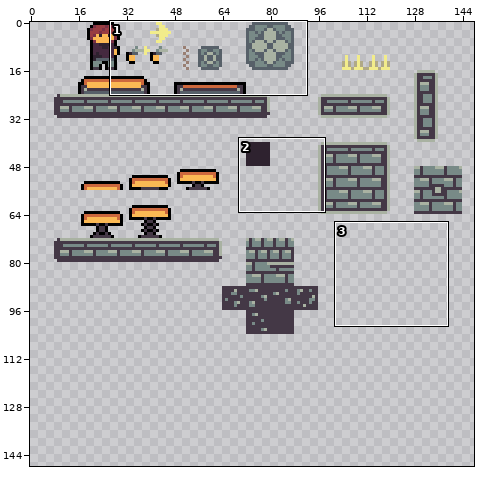
A pixel-art file gets an edit: background.aseprite. The picture above shows the old version from afar; the outline marks the close-up.
Close-up. Before the commit:
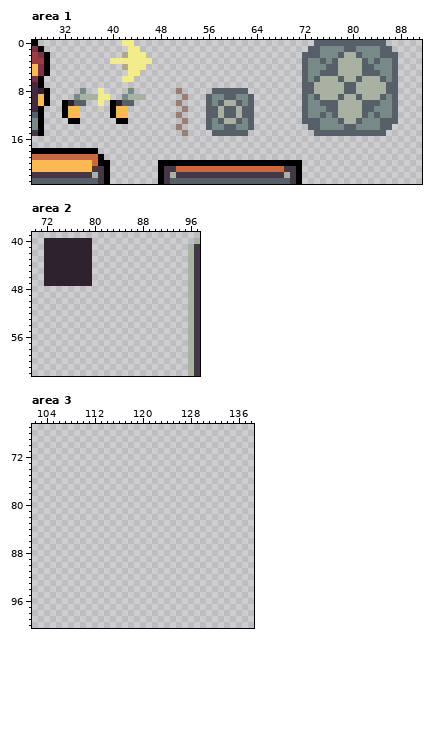
160x160 pixels, 1 frame. Shown: area 1: x 27..91, y 0..23; area 2: x 70..97, y 39..62; area 3: x 102..138, y 67..100. The wide view leaves out empty margins. The commit also changed other parts of the picture, which this record leaves out.
And afterwards:
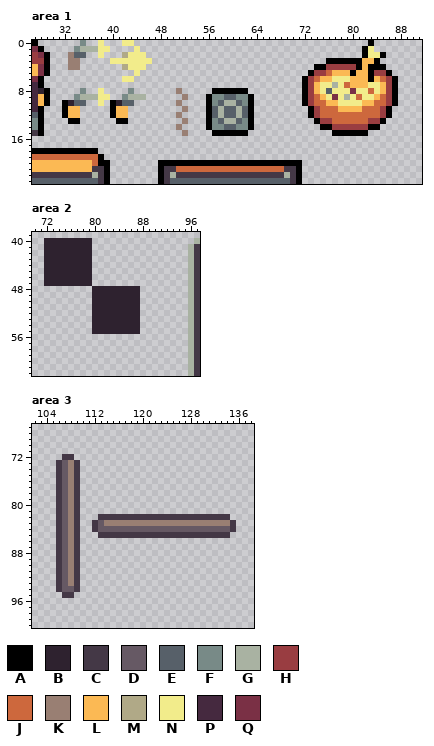
Palette (. is transparent): A #000000  B #2e222f  C #443846  D #665964  E #576069  F #788a87  G #a9b2a2  H #993d41  J #cd683d  K #997f73  L #fbb954  M #b0a987  N #f2ec8b  P #45293f  Q #7a3045
Change:
Area 1:
y 0: x 35 . -> F; x 38 . -> N; x 74..85 EEEEEEEEEEEE -> .........A..
y 1: x 34..39 ...... -> FGGGNN; x 43 N -> .; x 73..86 EEFFFFEEFFFFEE -> .........AN...
y 2: x 33..35 ... -> KEE; x 38 . -> N; x 72..87 EEEFFFEGGEFFFEEE -> ..........ANNA..
y 3: x 33..34 .. -> KK; x 72..87 EFFEFEGGGGEFEFFE -> ....AAAAAALLA...
y 4: x 33..34 .. -> KK; x 72..87 EFFFEEGGGGEEFFFE -> ..AAHHHHHALAAA..
y 5: x 43 N -> .; x 72..87 EFFEEEGGGGEEEFFE -> .AHHJLLLALLAHHA.
y 6: x 72..87 EFEGGGEGGEGGGEFE -> AHJLLNNNLLLALJHA
y 7: x 72..76 EEGGG -> AHLNN; x 78..87 GEEGGGGGEE -> NJLLLNNLHA
y 8: x 57..62 EEEEEE -> AAAAAA; x 72..87 EEGGGGGEEGGGGGEE -> AHLNENNNQNNJNLHA
y 9: x 56 E -> A; x 63 E -> A; x 72..78 EFEGGGE -> AHJLNQN; x 80..87 GEGGGEFE -> NJNNLJHA
y 10: x 56 E -> A; x 63 E -> A; x 72..87 EFFEEEGGGGEEEFFE -> AHJJLLNNNNLLJJHA
y 11: x 56 E -> A; x 63 E -> A; x 72..87 EFFFEEGGGGEEFFFE -> .AHJJJLLLLJJJHA.
y 12: x 56 E -> A; x 63 E -> A; x 72..87 EFFEFEGGGGEFEFFE -> .AHJJJJJJJJJJHA.
y 13: x 56 E -> A; x 63 E -> A; x 72..87 EEEFFFEGGEFFFEEE -> ..AHHJJJJJJHHA..
y 14: x 56 E -> A; x 63 E -> A; x 73..86 EEFFFFEEFFFFEE -> ..AAHHHHHHAA..
y 15: x 57..62 EEEEEE -> AAAAAA; x 74..85 EEEEEEEEEEEE -> ...AAAAAA...
Area 2:
y 48..55: x 80..87 ........ -> BBBBBBBB
Area 3:
y 72: x 107..108 .. -> CC
y 73..81: x 106..109 .... -> CDKC
y 82: x 106..109 .... -> CDKC; x 113..134 ...................... -> CCCCCCCCCCCCCCCCCCCCCC
y 83: x 106..109 .... -> CDKC; x 112..135 ........................ -> CDKKKKKKKKKKKKKKKKKKKKKC
y 84: x 106..109 .... -> CDKC; x 112..135 ........................ -> CDDDDDDDDDDDDDDDDDDDDDDC
y 85: x 106..109 .... -> CDKC; x 113..134 ...................... -> CCCCCCCCCCCCCCCCCCCCCC
y 86..93: x 106..109 .... -> CDKC
y 94: x 106..109 .... -> CDDC
y 95: x 107..108 .. -> CC
Where, in picture pixels (left, top, right, bottom), the same in both close-ups:
changed: (68, 40, 134, 76)
changed: (302, 40, 398, 136)
changed: (206, 88, 254, 136)
added: (92, 286, 140, 334)
added: (56, 454, 236, 598)
